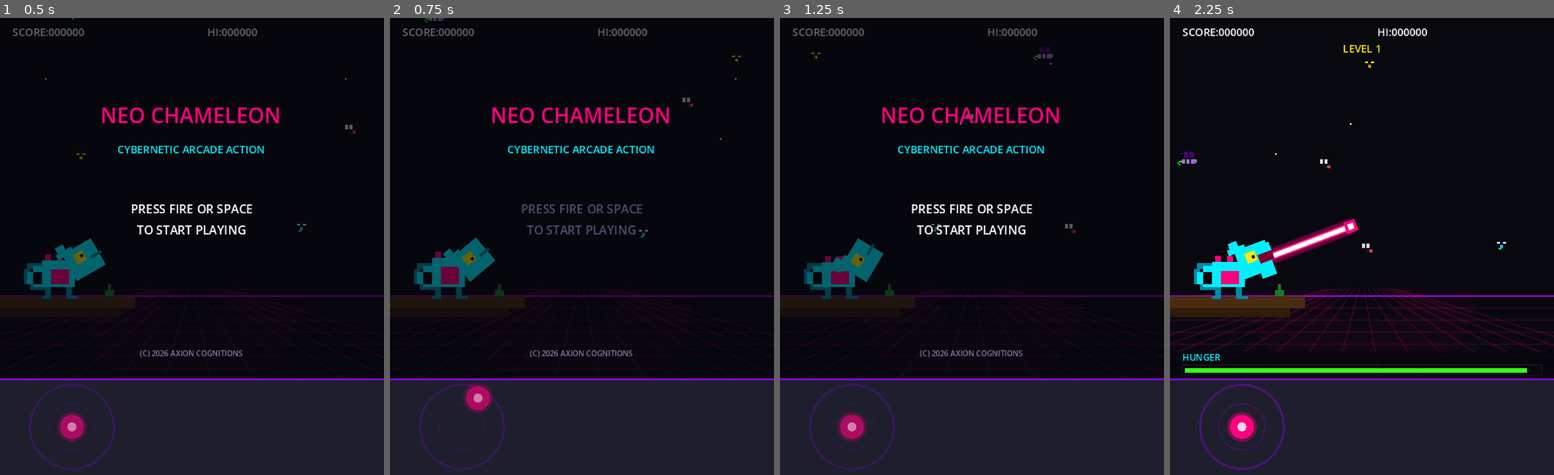
Above: before the commit, frames 1-4 (left to right).
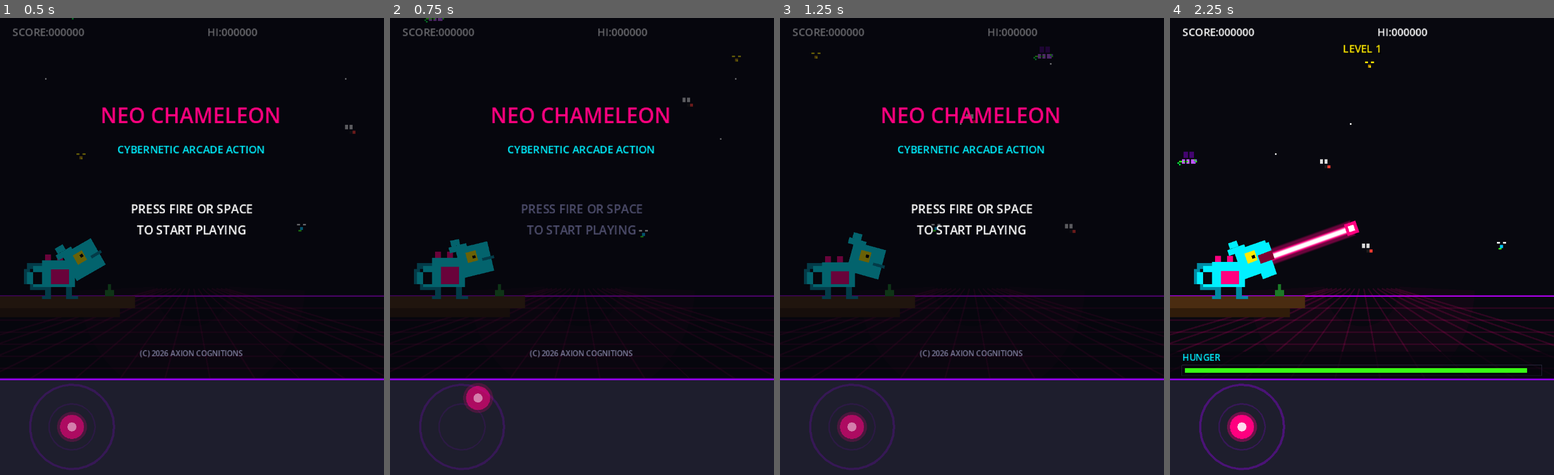
Above: after the commit, the same moments.

Repository: nyapp/chameleon
Game: Godot game, scene res://scenes/MainScene.tscn
Same seed, same stepped clock (60 frames per second), same inputs: the game is played once before the commit and once after it.
Inputs (mouse positions are in pixels of both pictures, inside the frame that each line leads up to):
- Up to frame 1 (0.5 s): no input
- Up to frame 2 (0.75 s): tap Enter at 0.5 s; drag from (462, 424) to (620, 145) at 0.52 s
- Up to frame 3 (1.25 s): no input
- Up to frame 4 (2.25 s): drag from (1285, 269) to (1342, 337) at 1.27 s; move the mouse to (1400, 145) at 2.02 s; hold Down (aim_down) from 2.03 s (still down); click (1400, 145) at 2.17 s

Frame 1 is identical in both runs. In frame 2, 0.3% of the frame differs, in the area x 13-28%, y 48-58%; in frame 3, 0.4%; in frame 4, 0.7%, in the area x 14-50%, y 43-58%.

Commit message:
feat: add INVERT_AIM constant to VirtualAnalogStick for customizable aiming direction and simplify knob direction calculation

Diff:
--- a/scripts/VirtualAnalogStick.gd
+++ b/scripts/VirtualAnalogStick.gd
@@ -10,6 +10,7 @@
 const RADIUS: float = 28.0
 const DEADZONE: float = 0.25
 const KNOB_MAX: float = 22.0
+const INVERT_AIM: bool = true
 
 var _active: bool = false
 var _knob_offset: Vector2 = Vector2.ZERO
@@ -59,12 +60,9 @@
 	if offset.length() > KNOB_MAX:
 		offset = offset.normalized() * KNOB_MAX
 	_knob_offset = offset
-	if KNOB_MAX > 0.0:
-		_last_direction = offset / KNOB_MAX
-		_last_magnitude = _last_direction.length()
-	else:
-		_last_direction = Vector2.ZERO
-		_last_magnitude = 0.0
+	var raw_direction: Vector2 = offset / KNOB_MAX if KNOB_MAX > 0.0 else Vector2.ZERO
+	_last_direction = -raw_direction if INVERT_AIM else raw_direction
+	_last_magnitude = raw_direction.length()
 	aim_changed.emit(_last_direction, _last_magnitude)
 	queue_redraw()
 
